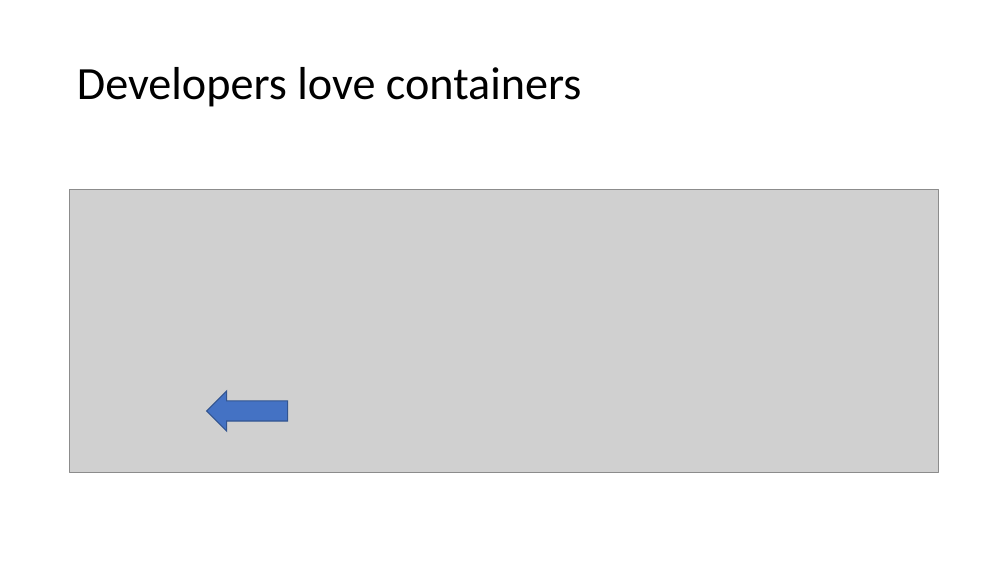
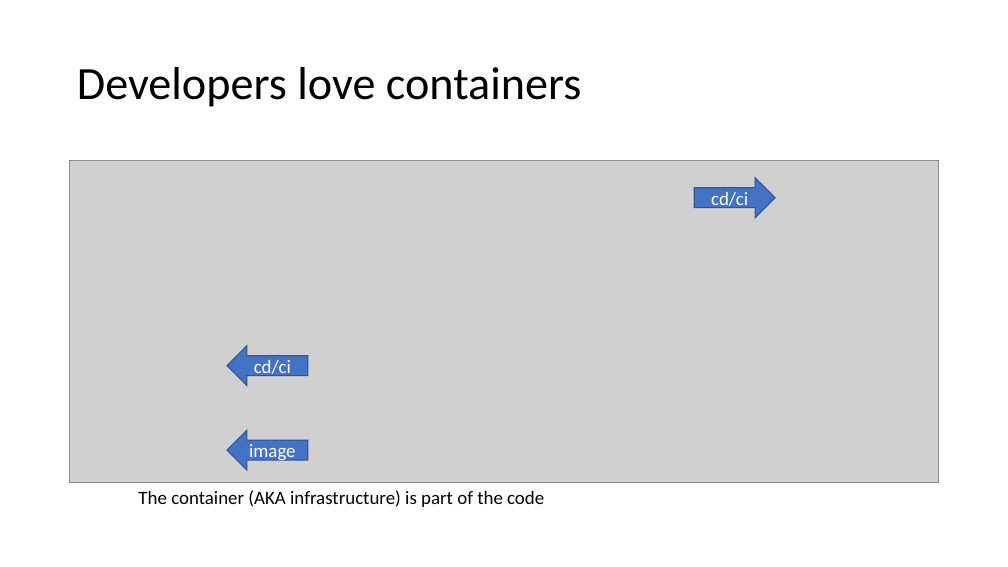
Before and after one commit to rogerscuall/docker-presentation, a slide deck: slide 35 of Docker presentation.pptx. Drawn at 1008x567 pixels with LibreOffice and Linux fonts; fonts in the diff are those of the drawing; grey boxes stand for pictures. Boxes give left, top, right and bottom in pixels: in the first picture for what was removed or moved away, otherwise in the second. Text is boxed around its words. In the diff, an @@ line names an element or a change of style, - is before the commit and + after.

```diff
--- a/Docker presentation.pptx
+++ b/Docker presentation.pptx
@@ picture: place and size @@
-picture at (70,190,939,473)
+picture at (70,160,939,482)
@@ right arrow added at (694,178,775,218), fill #4472C4, outline #325491 1 pt, 18 pt, text #FFFFFF @@
+cd/ci
@@ left arrow added at (227,346,308,386), fill #4472C4, outline #325491 1 pt, 18 pt, text #FFFFFF @@
+cd/ci
@@ left arrow removed at (206,391,287,431) @@
@@ left arrow added at (227,430,308,470), fill #4472C4, outline #325491 1 pt, 18 pt, text #FFFFFF @@
+image
@@ text added at (138,490,544,507), 18 pt, text #000000 @@
+The container (AKA infrastructure) is part of the code
```
Also in this commit, not shown: 1 other slide changed, 10 other files.
